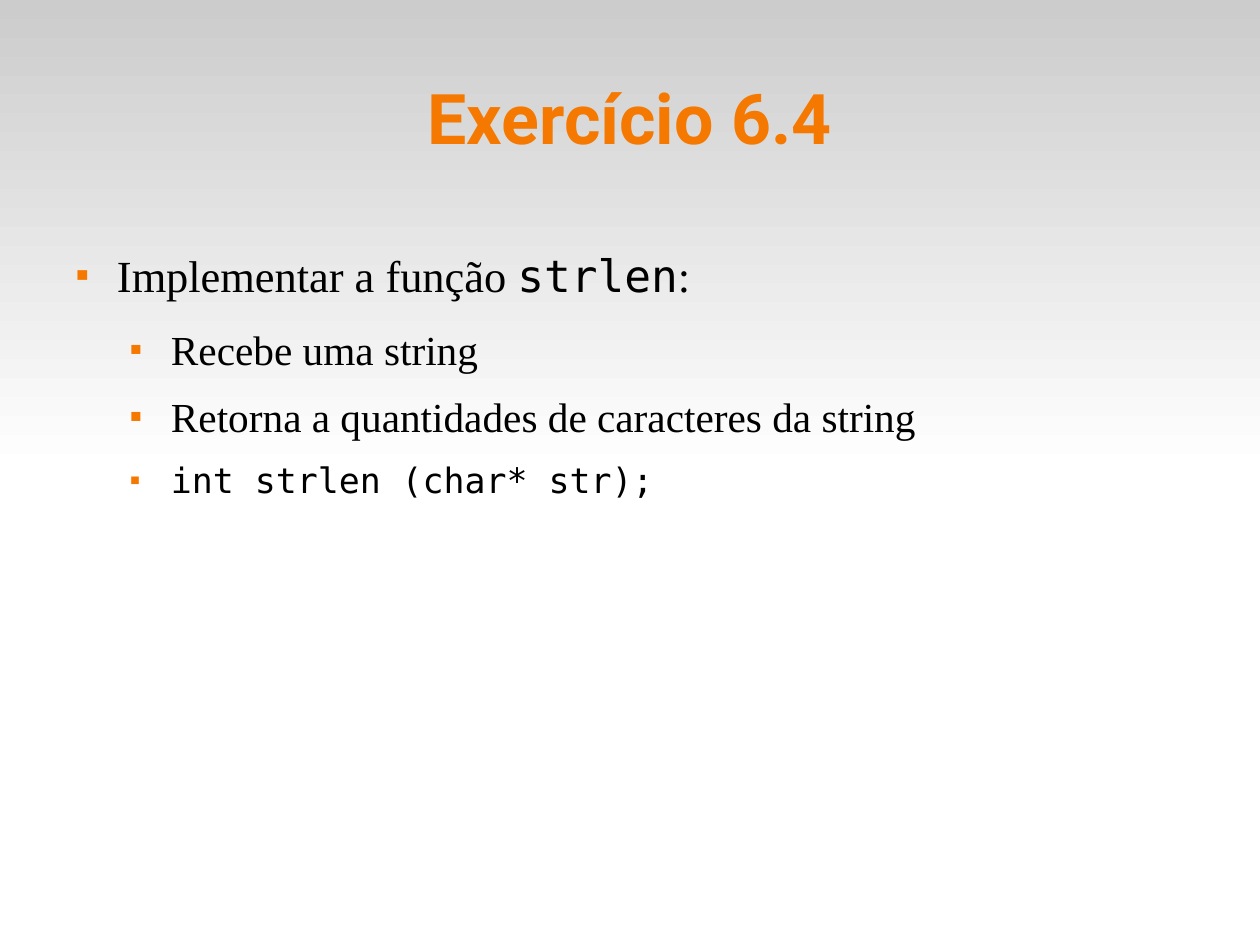
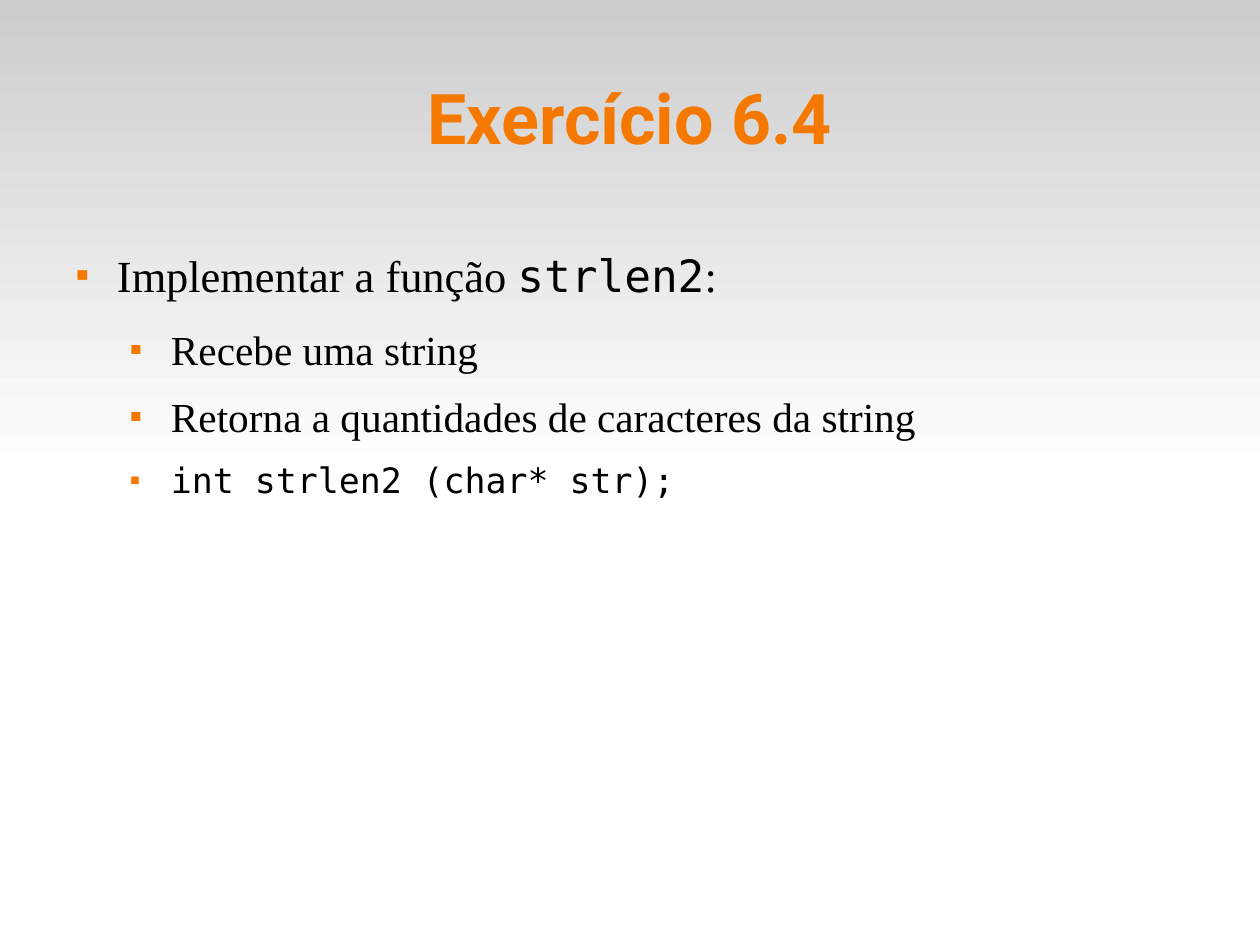
Before and after one commit to fsantanna-uerj/LP1, a slide deck: slide 12 of Slides/lp1-06-vetores.odp. Drawn at 1260x945 pixels with LibreOffice and Linux fonts; fonts in the diff are those of the drawing. Boxes give left, top, right and bottom in pixels: in the first picture for what was removed or moved away, otherwise in the second. Text is boxed around its words. In the diff, an @@ line names an element or a change of style, - is before the commit and + after.

```diff
--- a/Slides/lp1-06-vetores.odp
+++ b/Slides/lp1-06-vetores.odp
@@ text at [117, 258, 716, 301]: text changed @@
-■ Implementar a função strlen:
+■ Implementar a função strlen2:
@@ text at [171, 466, 675, 498]: text changed @@
-  ■ int strlen (char* str);
+  ■ int strlen2 (char* str);
```
Also in this commit, not shown: 2 other slides changed, 1 other file.
